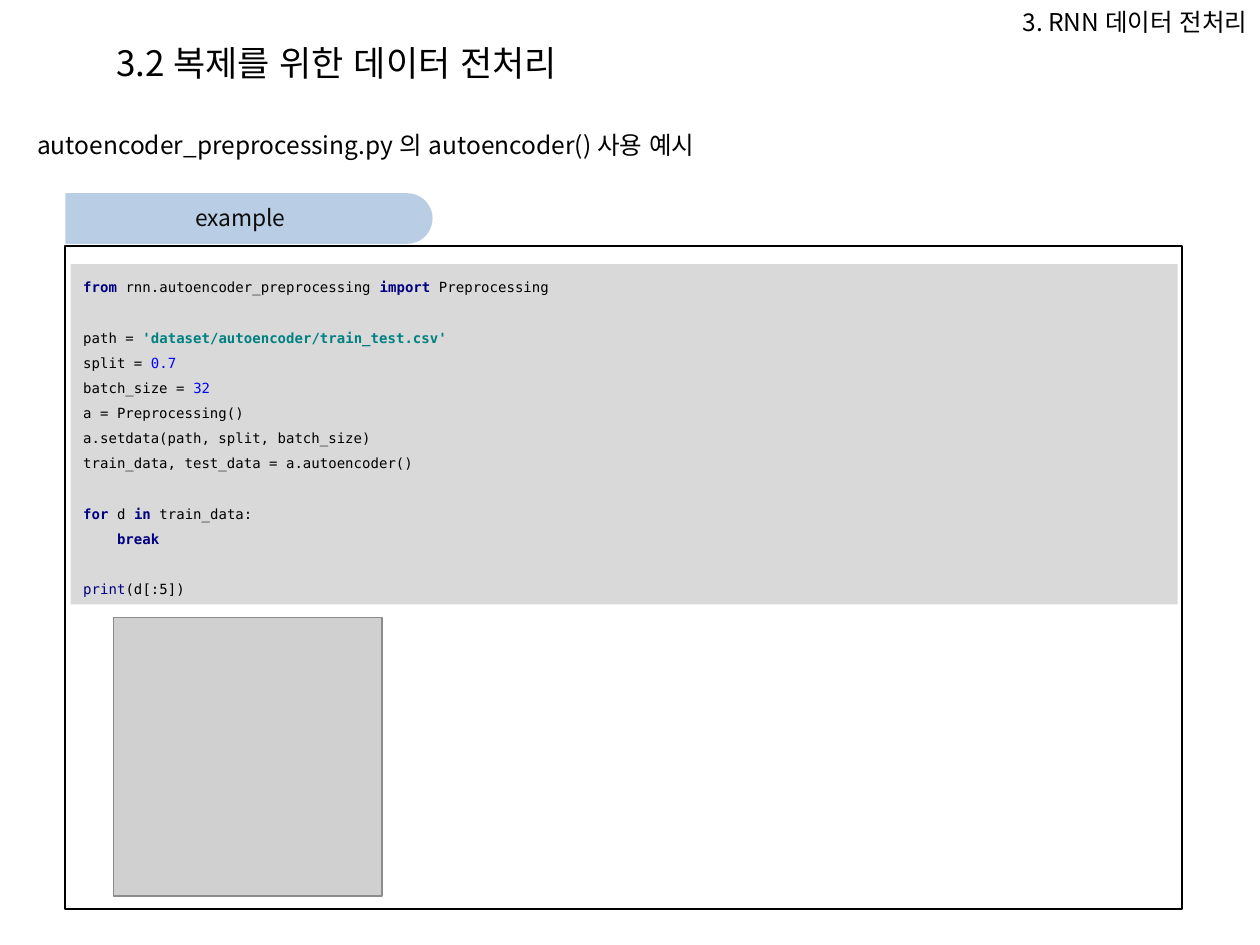
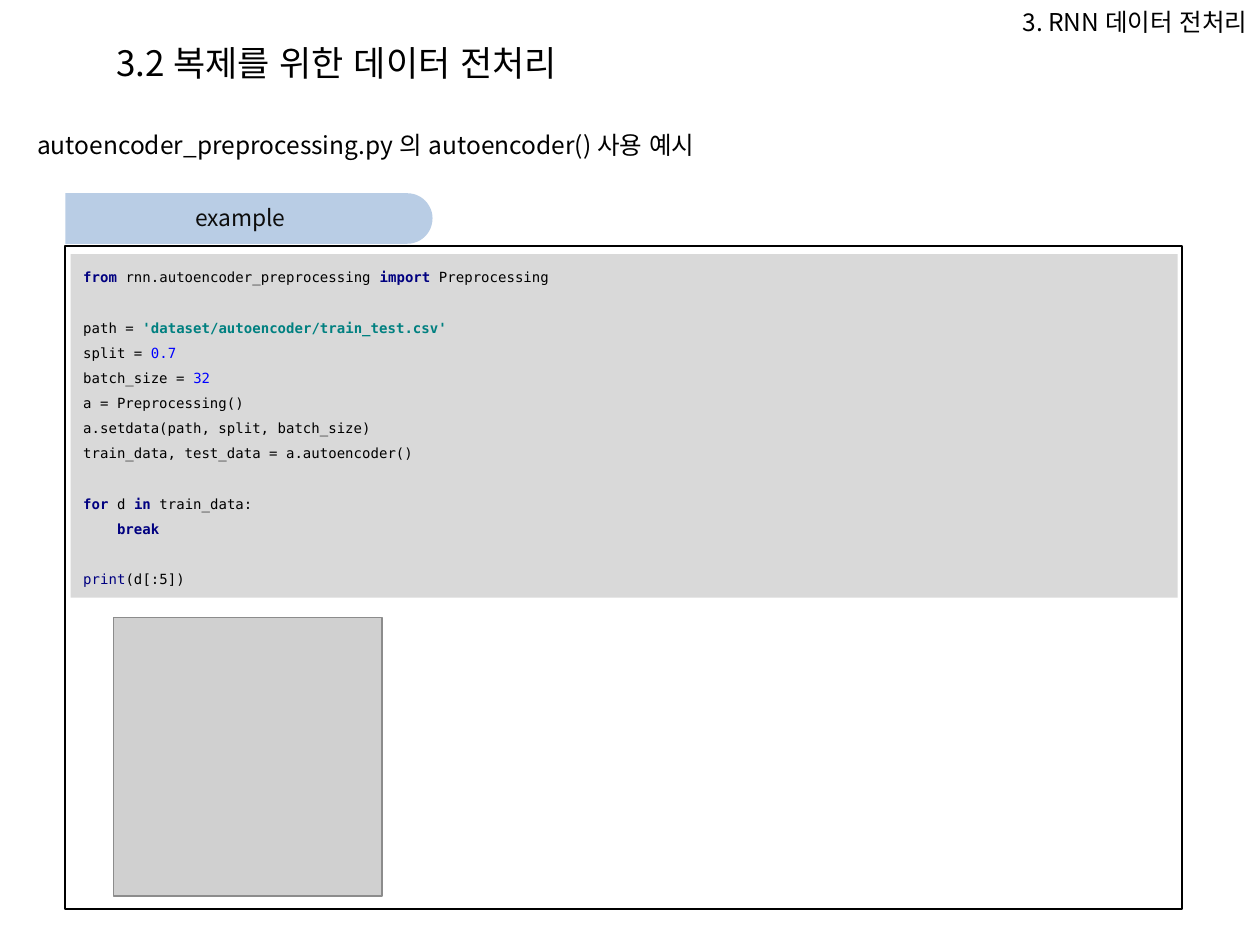
Before and after one commit to Heechul90/Preprocessing, a slide deck: slide 25 of 파이썬 전처리 코드 모듈화 설명.pptx (slide 24 before the commit). Drawn at 1260x945 pixels with LibreOffice and Linux fonts; fonts in the diff are those of the drawing; grey boxes stand for pictures; background and template pictures are left out. Boxes give left, top, right and bottom in pixels: in the first picture for what was removed or moved away, otherwise in the second. Text is boxed around its words. In the diff, an @@ line names an element or a change of style, - is before the commit and + after.

Commit message:
make preprocessing for cnn and rnn

```diff
--- a/파이썬 전처리 코드 모듈화 설명.pptx
+++ b/파이썬 전처리 코드 모듈화 설명.pptx
@@ rectangle "from rnn.autoencoder_preprocessing import Preprocessing path ...": place and size @@
-rectangle "from rnn.autoencoder_preprocessing import Preprocessing path ..." at bbox=[71, 265, 1178, 605]
+rectangle "from rnn.autoencoder_preprocessing import Preprocessing path ..." at bbox=[71, 255, 1178, 598]
@@ text in rectangle at bbox=[83, 271, 549, 587]: text changed @@
-from rnn.autoencoder_preprocessing import Preprocessing
-path = 'dataset/autoencoder/train_test.csv'
-split = 0.7
-batch_size = 32
-a = Preprocessing()
-a.setdata(path, split, batch_size)
-train_data, test_data = a.autoencoder()
-for d in train_data:
-break
-print(d[:5])
+from rnn.autoencoder_preprocessing import Preprocessing
+path = 'dataset/autoencoder/train_test.csv'
+split = 0.7
+batch_size = 32
+a = Preprocessing()
+a.setdata(path, split, batch_size)
+train_data, test_data = a.autoencoder()
+for d in train_data:
+break
+print(d[:5])
```
Also in this commit, not shown: 13 other slides changed, 4 slides added, 3 slides removed, 14 other files.
